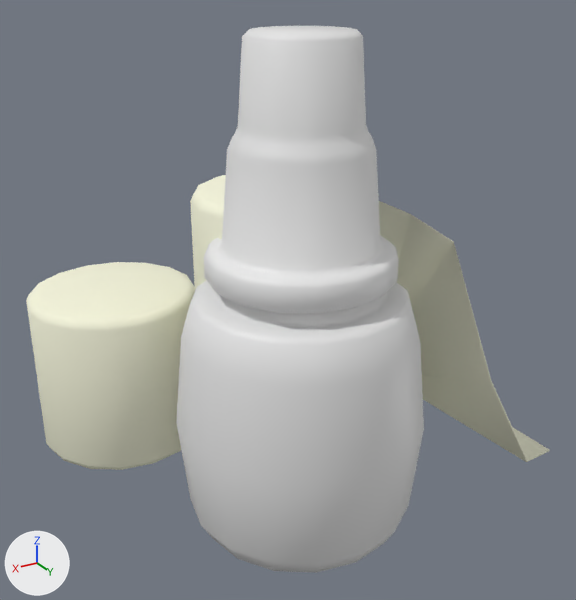
One commit to the FBX model ECOE sim/Assets/Art/Environment/Medical_Supplies/Medical_Supplies.fbx: the scene before it, then after it.
The view is the same before and after, from a camera (50 mm lens) standing at (0.114, 0.182, 0.167) and looking at (-0.019, -0.039, 0.056). Arrows for +X, +Y and +Z are at lower left; the lights stay in place. The picture after the commit comes second. The same objects are shown in both versions, whatever each file hides. Where no turn or scale is listed for an object, it has been applied to the vertices. Vertices at exactly the same position are counted once.

Names of what the first picture shows: 'Bandages', 'Betadine'.
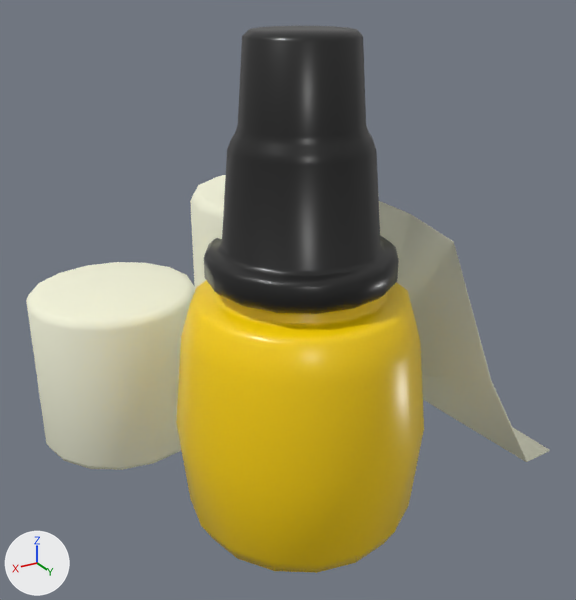
What differs and where, as boxes (x1, y1, x2, y2) in the pictures (576 x 600 px):
part 1 of me_circle_008, recoloured (white to black)
    both: (204, 26, 399, 314)
part 2 of me_circle_008, recoloured (white to yellow)
    both: (176, 280, 424, 573)

Edits to the bpy script that builds the scene:
```text
Add mat_m_plastic_yellow_gloss:
    mat_m_plastic_yellow_gloss = principled_material('M_Plastic_Yellow_Gloss')
    mat_m_plastic_yellow_gloss.base_color = (1.0, 0.672, 0.0)  # yellow #ffd600
    mat_m_plastic_yellow_gloss.roughness = 0.3
Add mat_m_plastic_black_gloss:
    mat_m_plastic_black_gloss = principled_material('M_Plastic_Black_Gloss')
    mat_m_plastic_black_gloss.base_color = (0.013, 0.013, 0.013)  # black #1e1e1e
    mat_m_plastic_black_gloss.roughness = 0.3
Change me_circle_008:
    where me_circle_008.from_pydata(...)  # 368 vertices, 340 faces; spans x -0.0382..0.0382, y -0.0382..0.0382, z 0.0..0.1497
    used by ob_betadine; location = (0.0, 0.0, 0.0)
    me_circle_008 part 1: all 178 faces centred in x -0.0267..0.0267, y -0.0267..0.0267, z 0.0819..0.1496 switch from no material to mat_m_plastic_black_gloss (black #1e1e1e)
    me_circle_008 part 2: all 162 faces centred in x -0.0354..0.0354, y -0.0354..0.0354, z 0.0..0.0816 switch from no material to mat_m_plastic_yellow_gloss (yellow #ffd600)
```
